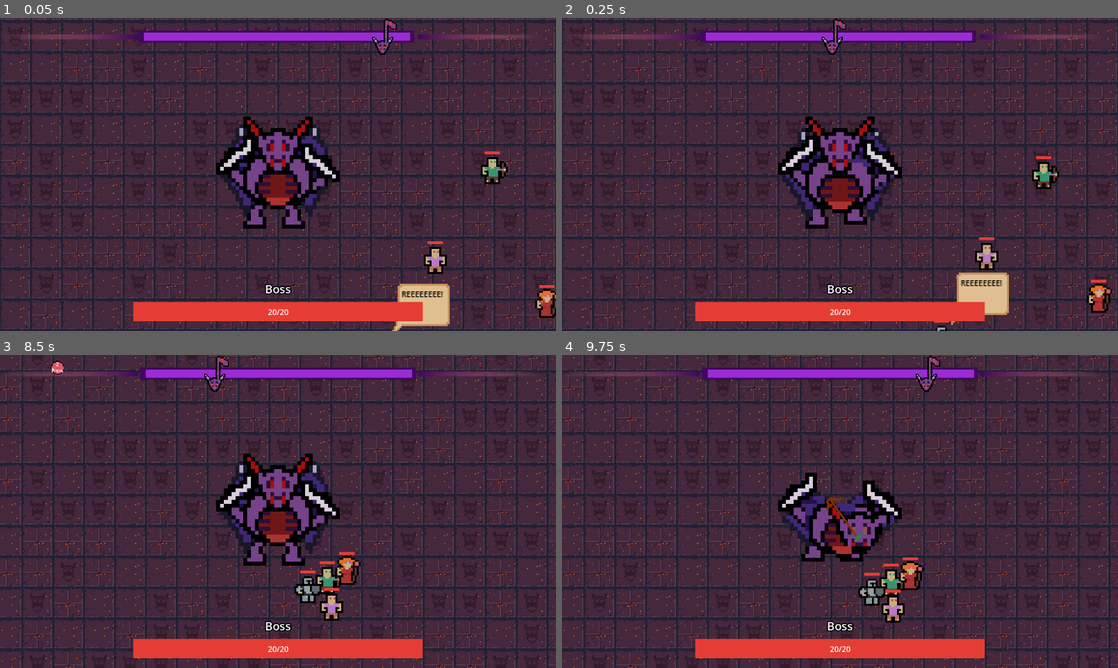
Above: before the commit, frames 1-4 (two rows, left to right).
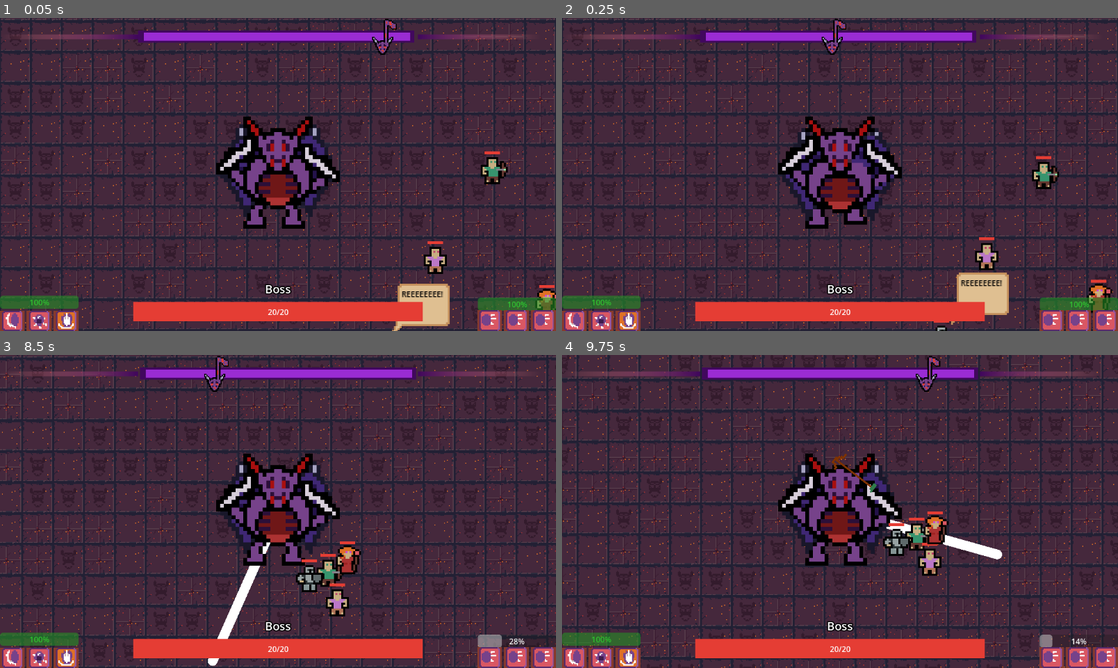
Above: after the commit, the same moments.

Repository: DevFTB/GMTK2023
Game: Godot game, scene res://main.tscn
Two runs of this game, one before a commit and one after it. Both use one fixed random seed, a clock stepped at 60 frames per second and the inputs below.
Inputs (mouse positions are in pixels of both pictures, inside the frame that each line leads up to):
- Up to frame 1 (0.05 s): no input
- Up to frame 2 (0.25 s): no input
- Up to frame 3 (8.5 s): tap Enter at 0.5 s; move the mouse to (400, 495) at 0.52 s; press the mouse at (400, 495) at 0.53 s; hold D (move_right) 0.53-1.25 s; release the mouse at (400, 495) at 1.25 s; drag from (166, 527) to (250, 574) at 1.27 s; move the mouse to (333, 442) at 2.02 s; hold D (move_right) 2.03-2.75 s; hold E (activate_combo_2) 2.03-2.75 s; click (333, 442) at 2.3 s; drag from (250, 574) to (111, 464) at 2.77 s; move the mouse to (444, 558) at 3.52 s; press the mouse at (444, 558) at 3.53 s; hold A (move_left) 3.53-4.25 s; release the mouse at (444, 558) at 4.25 s; drag from (111, 464) to (250, 464) at 4.27 s; move the mouse to (305, 511) at 5.02 s; hold S (move_down) 5.03-5.75 s; hold E (activate_combo_2) 5.03-5.75 s; click (305, 511) at 5.3 s; drag from (194, 433) to (166, 527) at 5.77 s; move the mouse to (400, 495) at 6.52 s; press the mouse at (400, 495) at 6.53 s; hold W (move_up) 6.53-7.25 s; release the mouse at (400, 495) at 7.25 s; drag from (166, 527) to (255, 470) at 7.27 s; move the mouse to (333, 442) at 8.02 s; hold S (move_down) from 8.03 s (still down); hold E (activate_combo_2) from 8.03 s (still down); click (333, 442) at 8.3 s
- Up to frame 4 (9.75 s): release S (move_down) at 8.75 s; release E (activate_combo_2) at 8.75 s; drag from (812, 574) to (673, 464) at 8.77 s; move the mouse to (1006, 558) at 9.52 s; press the mouse at (1006, 558) at 9.53 s; hold W (move_up) from 9.53 s (still down)

The runs differ from the first frame. In frame 1, 2.9% of the frame differs, in the area x 0-100%, y 88-100%; in frame 2, 2.9%; in frame 3, 22%; in frame 4, 32%, in the area x 0-100%, y 0-100%.
Error before the commit: Invalid call. Nonexistent function 'angle' in base 'Nil'. (res://entities/boss/Boss.gd:46)
Error after the commit: Invalid call. Nonexistent function 'angle' in base 'Nil'. (res://entities/boss/Boss.gd:50)

Commit message:
combo gui

Diff:
--- a/entities/boss/Boss.gd
+++ b/entities/boss/Boss.gd
@@ -23,6 +23,9 @@
 var selected_combo = -1
 var attack_direction = Vector2.UP
 
+var can_combo = [true, true]
+@onready var combo_timers = [$Combo1Timer, $Combo2Timer]
+
 func _ready():
 	health = max_health
 	names = generate_boss_names(50)
@@ -35,20 +38,23 @@
 	move_and_slide()
 
 func activate_combo() -> void:
-	var combo = combos[selected_combo]
+	if can_combo[selected_combo]:
+		var combo = combos[selected_combo]
 
-	var lifecycle = ComboLifecycle.new()
+		var lifecycle = ComboLifecycle.new()
 
-	lifecycle.combo = combo
+		lifecycle.combo = combo
 
-	active_combo = lifecycle
+		active_combo = lifecycle
 
-	lifecycle.rotation = attack_direction.angle()
-	add_child(lifecycle)
+		lifecycle.rotation = attack_direction.angle()
+		add_child(lifecycle)
 
-	started_combo.emit(lifecycle)
-	$BossStateMachine.transition_to("Attacking")
-	pass
+		started_combo.emit(lifecycle)
+		$BossStateMachine.transition_to("Attacking")
+		combo_timers[selected_combo].start()
+		can_combo[selected_combo] = false
+		pass
 
 func take_damage(damage: int):
 	health -= damage
@@ -116,3 +122,16 @@
 
 #	if collider != null and collider.is_in_group("player"):
 #		collider.apply_knockback(20*32, collision.get_travel().normalized())
+
+func get_combo_cooldown(index: int):
+	return combo_timers[index].time_left / combo_timers[index].wait_time
+
+
+func _on_combo_1_timer_timeout():
+	can_combo[0] = true
+	pass # Replace with function body.
+
+
+func _on_combo_2_timer_timeout():
+	can_combo[1] = true
+	pass # Replace with function body.
--- a/entities/boss/boss.tscn
+++ b/entities/boss/boss.tscn
@@ -67,4 +67,14 @@
 script = ExtResource("10_mwoo8")
 max_shake_power = 8
 
+[node name="Combo1Timer" type="Timer" parent="."]
+wait_time = 8.0
+one_shot = true
+
+[node name="Combo2Timer" type="Timer" parent="."]
+wait_time = 8.0
+one_shot = true
+
 [connection signal="timeout" from="BossStateMachine/Collapsed/CollapseTimer" to="BossStateMachine/Collapsed" method="_on_timer_timeout"]
+[connection signal="timeout" from="Combo1Timer" to="." method="_on_combo_1_timer_timeout"]
+[connection signal="timeout" from="Combo2Timer" to="." method="_on_combo_2_timer_timeout"]
--- a/entities/boss/combo/combo_2.tres
+++ b/entities/boss/combo/combo_2.tres
@@ -1,15 +1,13 @@
-[gd_resource type="Resource" script_class="Combo" load_steps=5 format=3 uid="uid://by12hxe7vrgxt"]
+[gd_resource type="Resource" script_class="Combo" load_steps=3 format=3 uid="uid://by12hxe7vrgxt"]
 
-[ext_resource type="Resource" uid="uid://b0cxrsu03dl23" path="res://entities/boss/action/slam/boss_action_slam.tres" id="1_1aoci"]
 [ext_resource type="Script" path="res://entities/boss/combo/Combo.gd" id="1_m0fxg"]
-[ext_resource type="Resource" uid="uid://da1nvew4jbd0v" path="res://entities/boss/action/combustion/boss_action_combustion.tres" id="2_bj2hr"]
 [ext_resource type="Resource" uid="uid://c61fkl1ud8j26" path="res://entities/boss/action/dash/boss_action_dash.tres" id="3_b3js8"]
 
 [resource]
 script = ExtResource("1_m0fxg")
 actions = {
 0: ExtResource("3_b3js8"),
-1: ExtResource("1_1aoci"),
-2: ExtResource("2_bj2hr")
+1: ExtResource("3_b3js8"),
+2: ExtResource("3_b3js8")
 }
 amount_of_slots = 3
--- /dev/null
+++ b/level/gui/combo/ComboOverlay.gd
@@ -0,0 +1,26 @@
+extends Control
+@export var combo_index = 0
+
+@onready var boss = get_tree().get_first_node_in_group("boss")
+
+@onready var timer = boss.combo_timers[combo_index]
+
+func _ready():
+	timer.timeout.connect(_on_timeout)
+	update_gui()
+	pass
+
+func _process(delta):
+	var cd = boss.get_combo_cooldown(combo_index)
+	if cd > 0:
+		$ProgressBar.ratio = boss.get_combo_cooldown(combo_index)
+		$ProgressBar.modulate = Color.WHITE
+	else:
+		$ProgressBar.ratio = 1
+	pass
+
+func update_gui():
+	$ProgressBar.modulate = Color.LIME_GREEN
+
+func _on_timeout():
+	update_gui()
--- a/main.tscn
+++ b/main.tscn
@@ -21,6 +21,10 @@
 [ext_resource type="Script" path="res://level/gui/boss/BossUI.gd" id="17_al4u4"]
 [ext_resource type="Texture2D" uid="uid://dg0j6n14sw0ot" path="res://level/gui/boss/healthbar_empty.png" id="18_4uspl"]
 [ext_resource type="Texture2D" uid="uid://cqy8vqr4hmkj6" path="res://level/gui/boss/healthbar_full.png" id="19_opri7"]
+[ext_resource type="Script" path="res://level/gui/combo/ComboOverlay.gd" id="22_issrv"]
+[ext_resource type="PackedScene" uid="uid://bwmaqrqk5phnk" path="res://level/gui/combo/combo_action_slot.tscn" id="22_p7whu"]
+[ext_resource type="Resource" uid="uid://ddhkk175dkckf" path="res://entities/boss/combo/combo_1.tres" id="23_6xrl7"]
+[ext_resource type="Resource" uid="uid://by12hxe7vrgxt" path="res://entities/boss/combo/combo_2.tres" id="24_hwk8y"]
 
 [sub_resource type="Gradient" id="Gradient_x35c2"]
 colors = PackedColorArray(0.961374, 0.526552, 0.508241, 0, 0.253906, 0.03125, 0.363281, 1)
@@ -450,5 +454,86 @@
 text = "0/0"
 label_settings = SubResource("LabelSettings_l70j4")
 
+[node name="Combo1" type="VBoxContainer" parent="CanvasLayer/GUI"]
+layout_mode = 1
+anchors_preset = 2
+anchor_top = 1.0
+anchor_bottom = 1.0
+offset_top = -73.0
+offset_right = 163.0
+grow_vertical = 0
+script = ExtResource("22_issrv")
+
+[node name="ProgressBar" type="ProgressBar" parent="CanvasLayer/GUI/Combo1"]
+layout_mode = 2
+max_value = 1.0
+value = 1.0
+
+[node name="HBoxContainer" type="HBoxContainer" parent="CanvasLayer/GUI/Combo1"]
+layout_mode = 2
+size_flags_vertical = 3
+
+[node name="ComboActionSlot" parent="CanvasLayer/GUI/Combo1/HBoxContainer" instance=ExtResource("22_p7whu")]
+layout_mode = 2
+combo = ExtResource("23_6xrl7")
+
+[node name="ComboActionSlot2" parent="CanvasLayer/GUI/Combo1/HBoxContainer" instance=ExtResource("22_p7whu")]
+layout_mode = 2
+combo = ExtResource("23_6xrl7")
+slot = 1
+
+[node name="ComboActionSlot3" parent="CanvasLayer/GUI/Combo1/HBoxContainer" instance=ExtResource("22_p7whu")]
+layout_mode = 2
+combo = ExtResource("23_6xrl7")
+slot = 2
+
+[node name="Combo2" type="Control" parent="CanvasLayer/GUI"]
+layout_mode = 1
+anchors_preset = 3
+anchor_left = 1.0
+anchor_top = 1.0
+anchor_right = 1.0
+anchor_bottom = 1.0
+offset_left = -163.0
+offset_top = -43.0
+grow_horizontal = 0
+grow_vertical = 0
+script = ExtResource("22_issrv")
+combo_index = 1
+
+[node name="ProgressBar" type="ProgressBar" parent="CanvasLayer/GUI/Combo2"]
+layout_mode = 1
+anchors_preset = 10
+anchor_right = 1.0
+offset_left = 1.0
+offset_top = -26.0
+offset_right = 1.0
+offset_bottom = 1.0
+grow_horizontal = 2
+max_value = 1.0
+value = 1.0
+
+[node name="HBoxContainer" type="HBoxContainer" parent="CanvasLayer/GUI/Combo2"]
+layout_mode = 1
+anchors_preset = 15
+anchor_right = 1.0
+anchor_bottom = 1.0
+grow_horizontal = 2
+grow_vertical = 2
+
+[node name="ComboActionSlot" parent="CanvasLayer/GUI/Combo2/HBoxContainer" instance=ExtResource("22_p7whu")]
+layout_mode = 2
+combo = ExtResource("24_hwk8y")
+
+[node name="ComboActionSlot2" parent="CanvasLayer/GUI/Combo2/HBoxContainer" instance=ExtResource("22_p7whu")]
+layout_mode = 2
+combo = ExtResource("24_hwk8y")
+slot = 1
+
+[node name="ComboActionSlot3" parent="CanvasLayer/GUI/Combo2/HBoxContainer" instance=ExtResource("22_p7whu")]
+layout_mode = 2
+combo = ExtResource("24_hwk8y")
+slot = 2
+
 [connection signal="boss_health_changed" from="Boss" to="CanvasLayer/GUI/MarginContainer/BossUI" method="_on_boss_boss_health_changed"]
 [connection signal="boss_name_changed" from="Boss" to="CanvasLayer/GUI/MarginContainer/BossUI" method="_on_boss_boss_name_changed"]
Not shown: 1 places in main.tscn that only renumber resources
